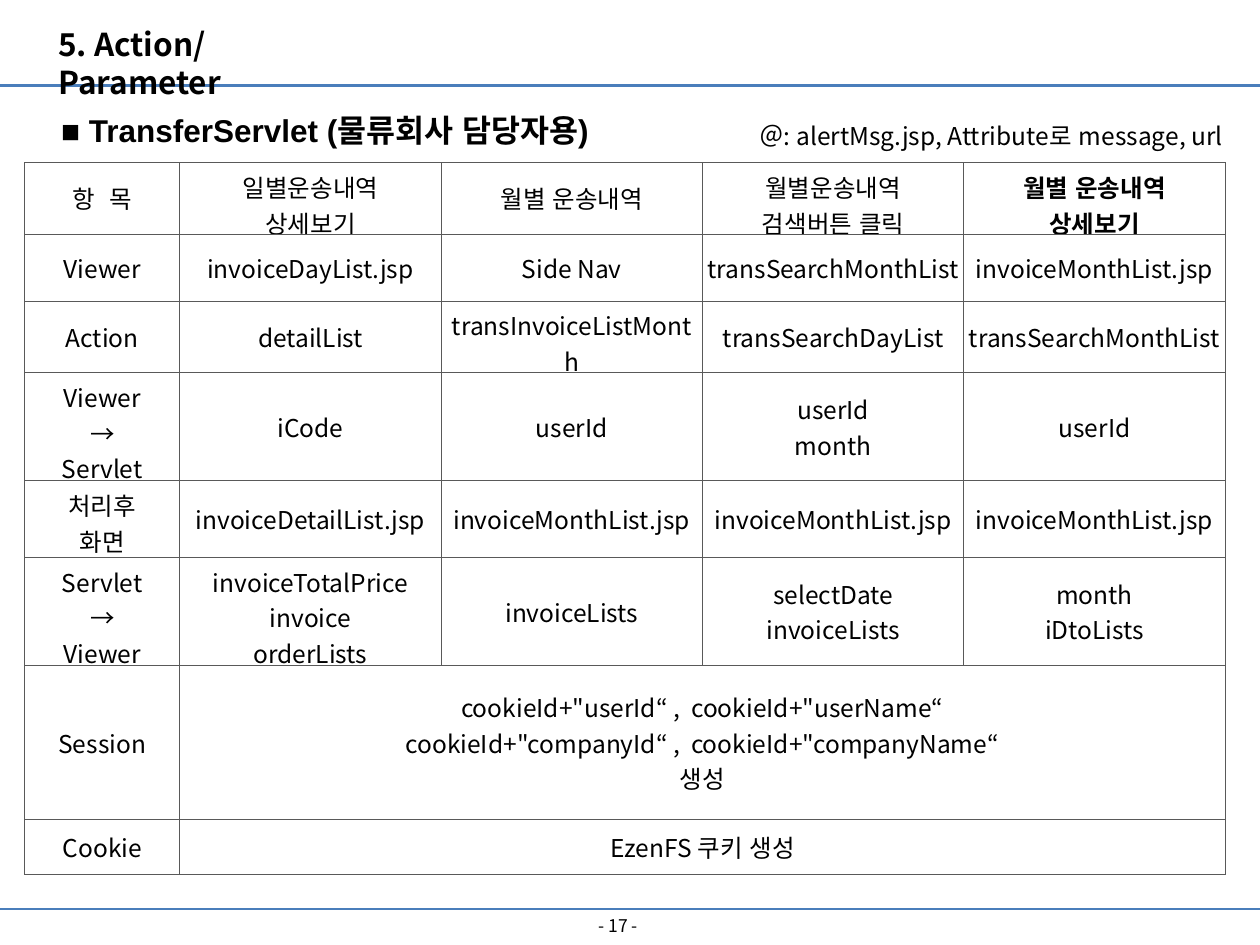
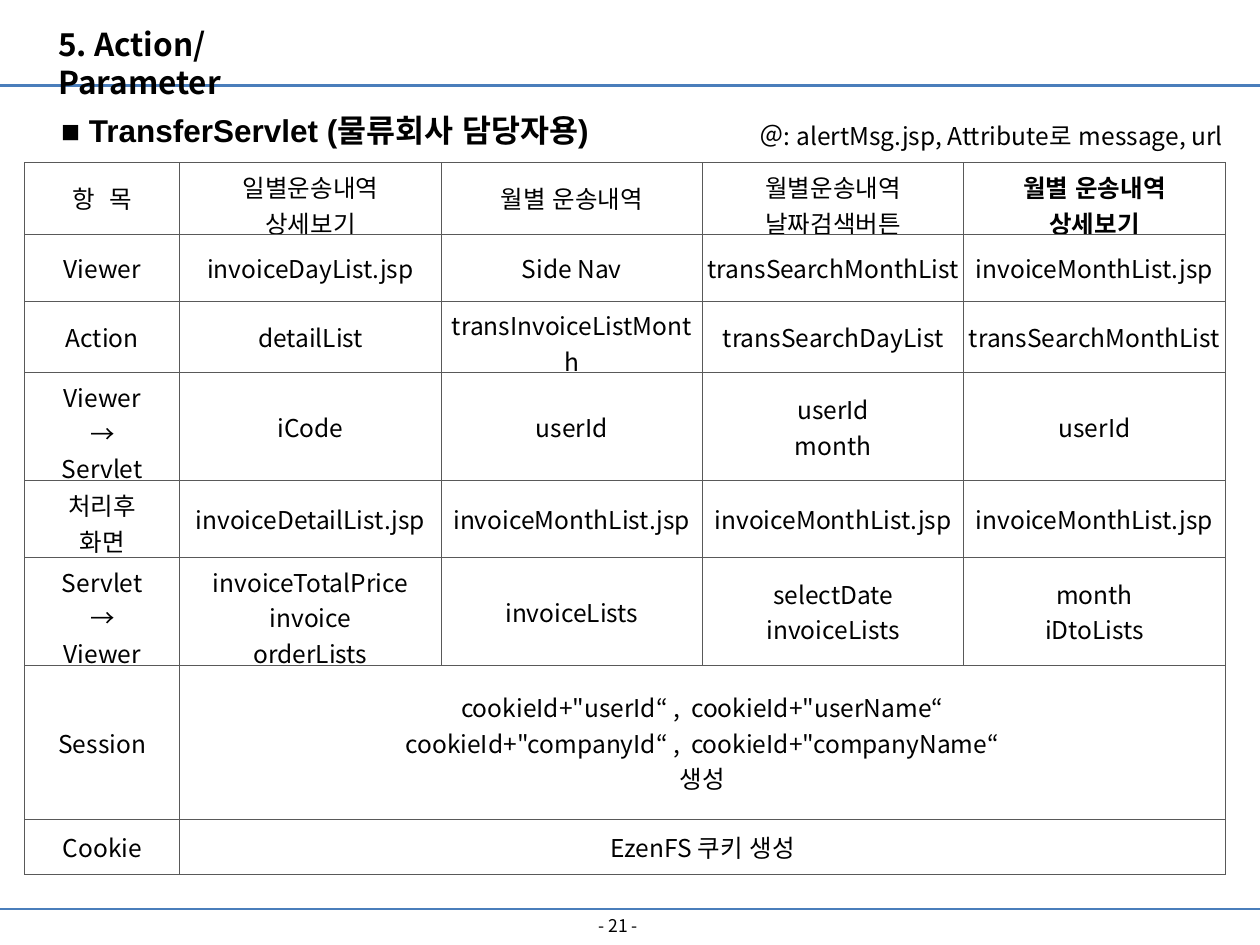
Before and after one commit to lx9203/fulfillmentBlue, a slide deck: slide 21 of file/PPT/Fulfillment 최종발표.pptx (slide 17 before the commit). Drawn at 1260x945 pixels with LibreOffice and Linux fonts; fonts in the diff are those of the drawing. Boxes give left, top, right and bottom in pixels: in the first picture for what was removed or moved away, otherwise in the second. Text is boxed around its words. In the diff, an @@ line names an element or a change of style, - is before the commit and + after.

```diff
--- a/file/PPT/Fulfillment 최종발표.pptx
+++ b/file/PPT/Fulfillment 최종발표.pptx
@@ table at (25, 163, 1223, 871) @@
-row 1, column 4: 월별운송내역 / 검색버튼 클릭
+row 1, column 4: 월별운송내역 / 날짜검색버튼
@@ page number at (609, 919, 628, 932): text changed @@
-- 17 -
+- 21 -
```
Also in this commit, not shown: 11 other slides changed, 6 slides added, 3 other files.
